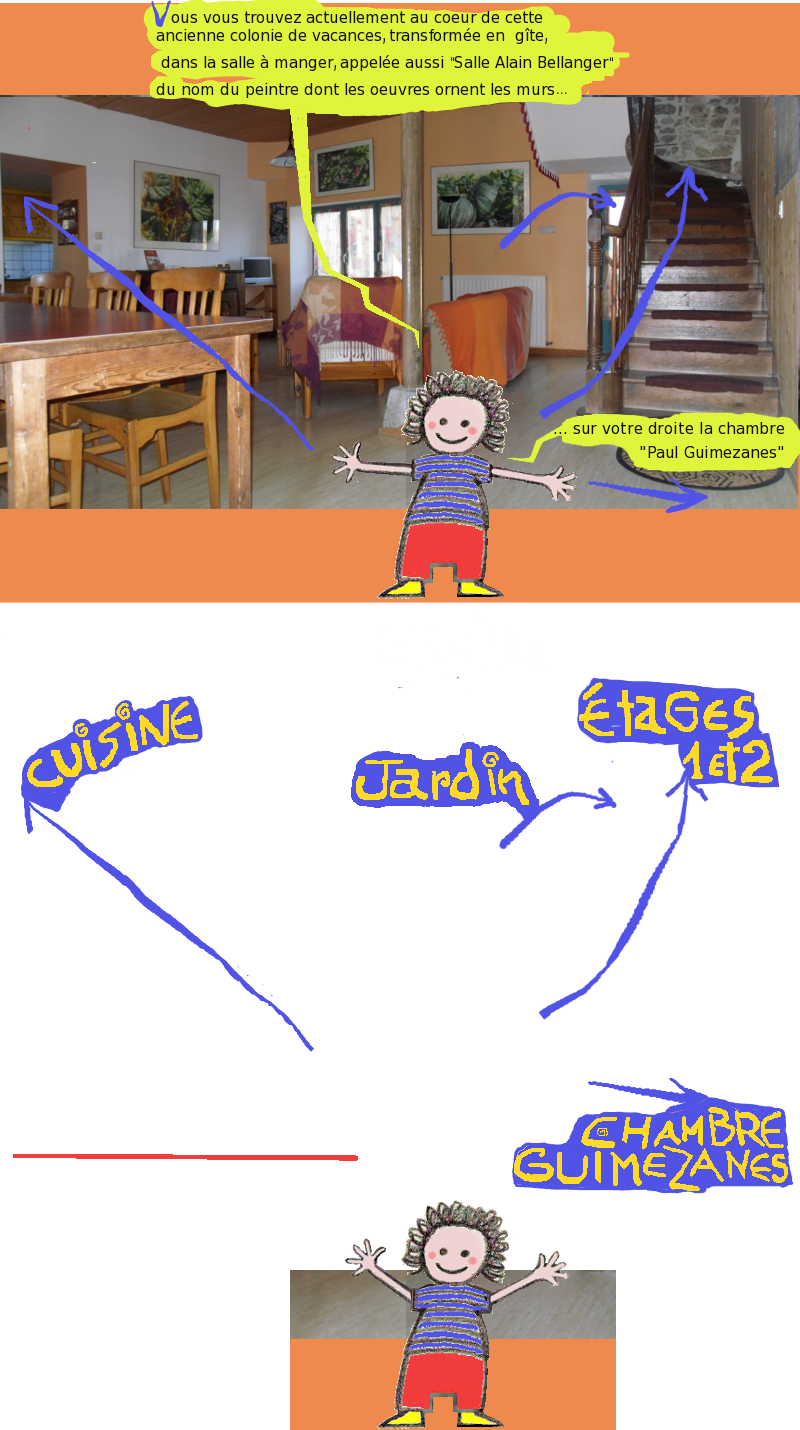
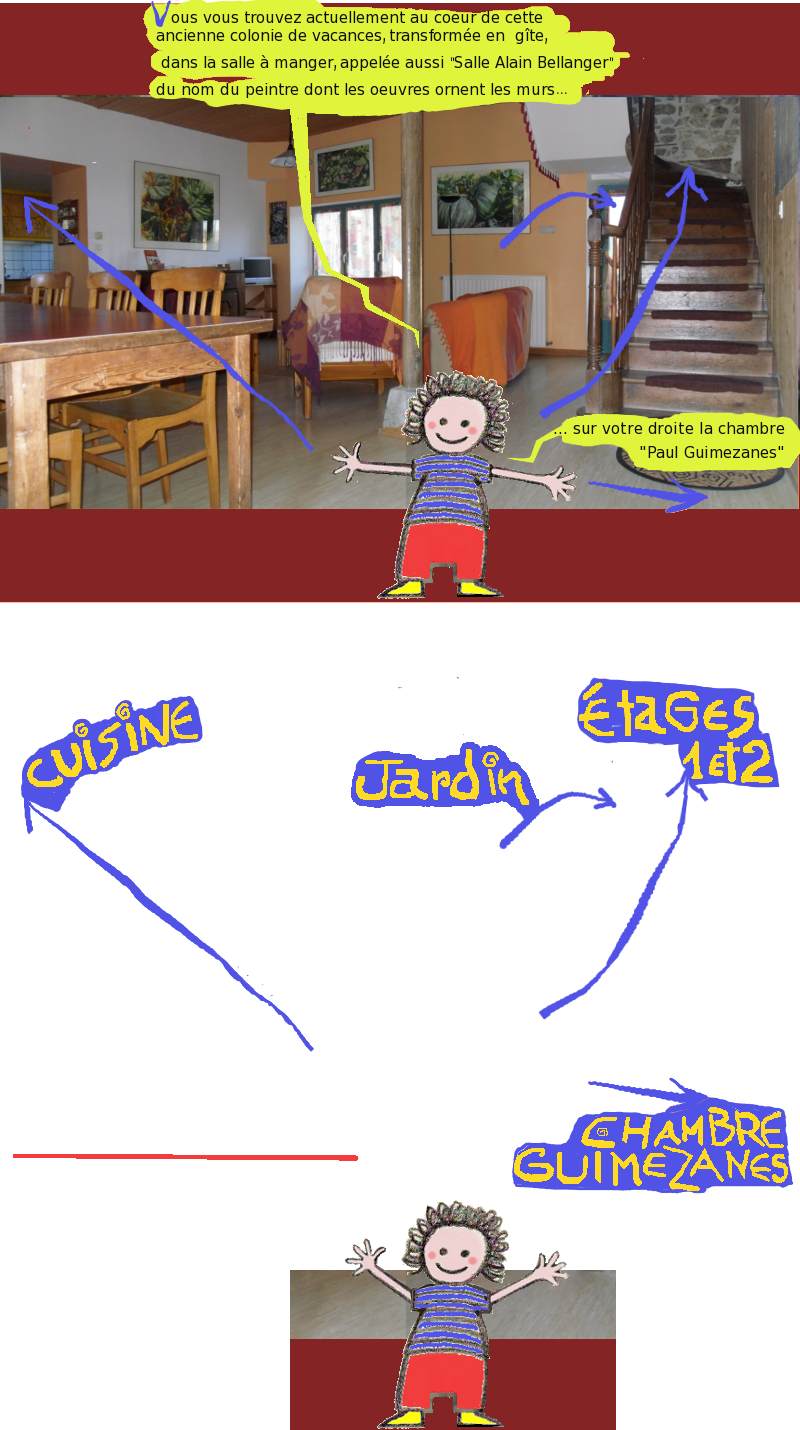
Revision of a layered 800x1430 image; what changed, layer by layer:
removed layer "ous vous trouvez actuelleme..." over 156, 11, 614, 95
removed layer "bulles en haut" over 28, 3, 800, 473
removed layer "flèches en haut" over 5, 3, 711, 514
removed layer "bonhomme en haut" over 331, 509, 577, 599
renamed "Arrière-plan" to "rdc.png", painted on it over 0, 3, 800, 1430
removed layer "bonhomme en bas" over 344, 1339, 569, 1429
removed layer "fond bonhomme en bas" over 290, 1339, 616, 1430
removed layer "fléches et bulles en bas" over 5, 600, 794, 602
